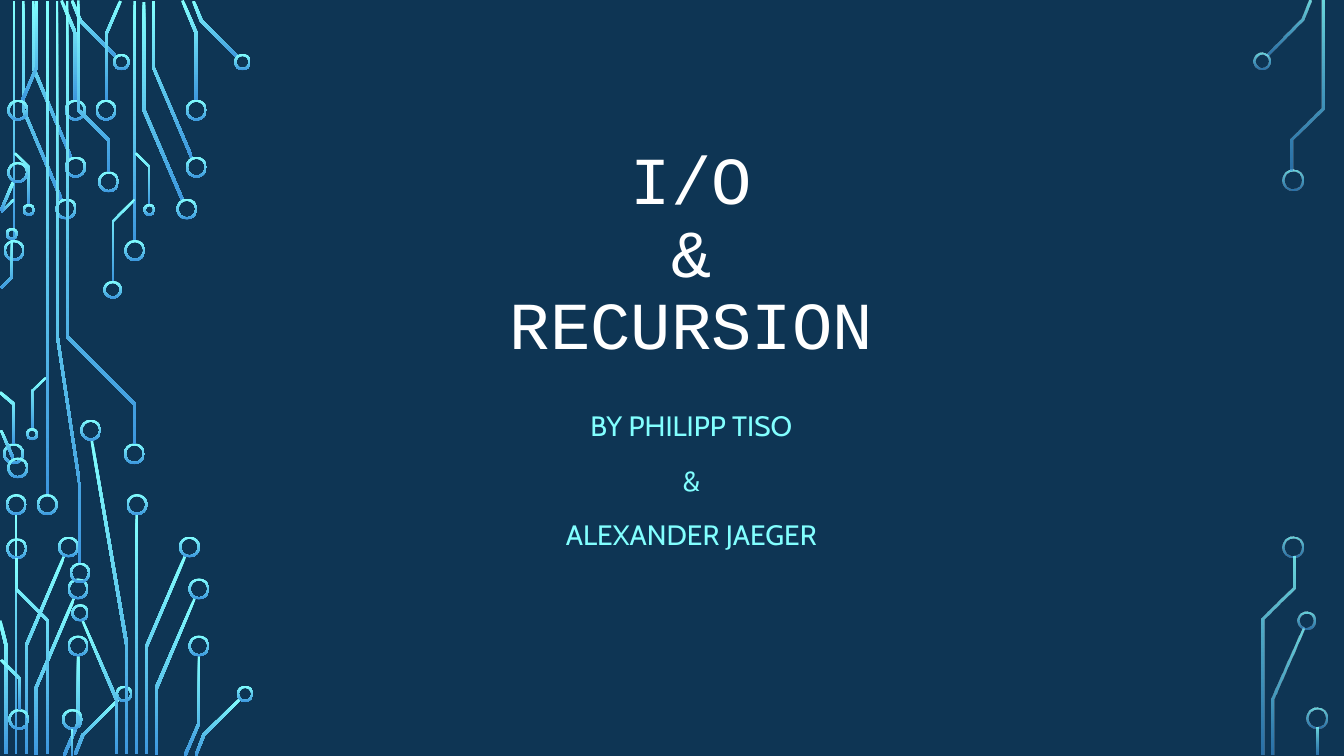
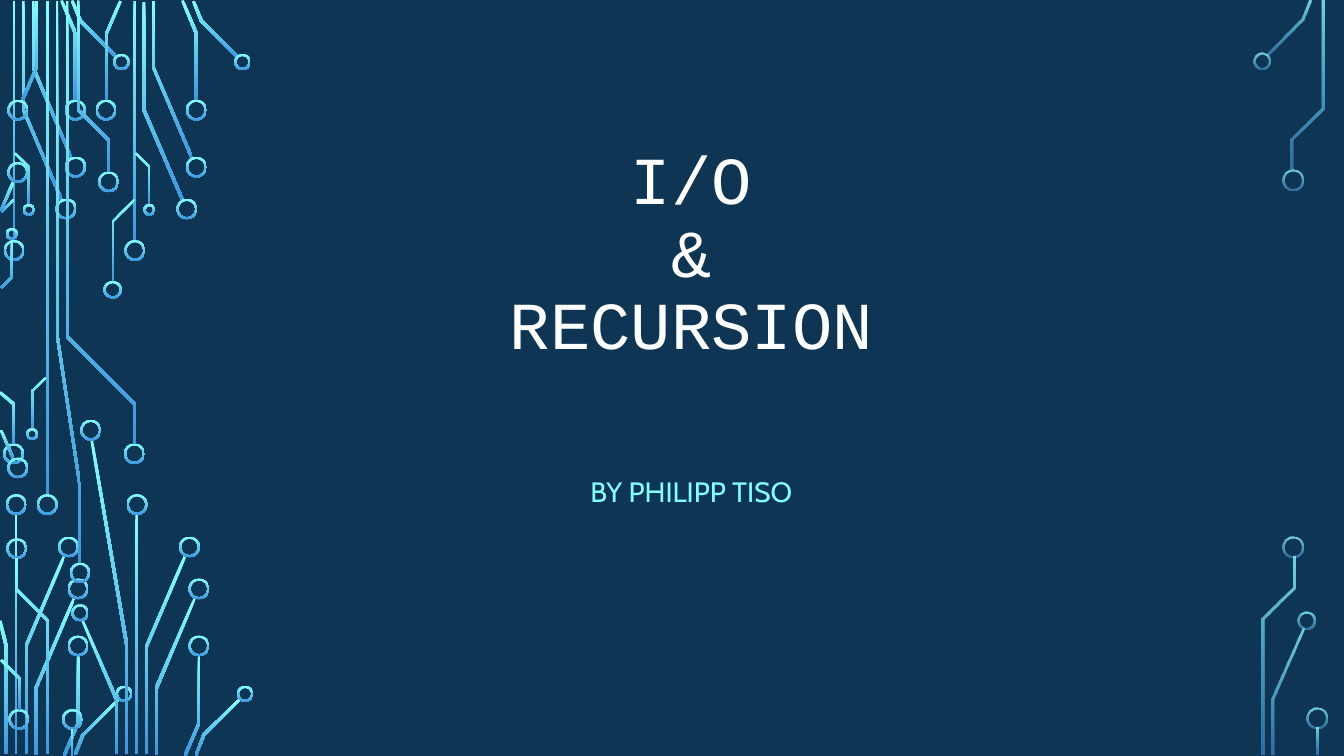
Before and after one commit to psypdt/ZIS_C-_Summer_Course_2019, a slide deck: slide 1 of Day_4/Day_4.pptx. Drawn at 1344x756 pixels with LibreOffice and Linux fonts; fonts in the diff are those of the drawing; background and template pictures are left out. Boxes give left, top, right and bottom in pixels: in the first picture for what was removed or moved away, otherwise in the second. Text is boxed around its words. In the diff, an @@ line names an element or a change of style, - is before the commit and + after.

```diff
--- a/Day_4/Day_4.pptx
+++ b/Day_4/Day_4.pptx
@@ subtitle "BY PHILIPP TISO" at (590,482,792,503): vertical alignment top to middle @@
@@ subtitle at (566,525,817,550): paragraphs removed @@
-&
-ALEXANDER JAEGER
```
Also in this commit, not shown: 1 other file.
